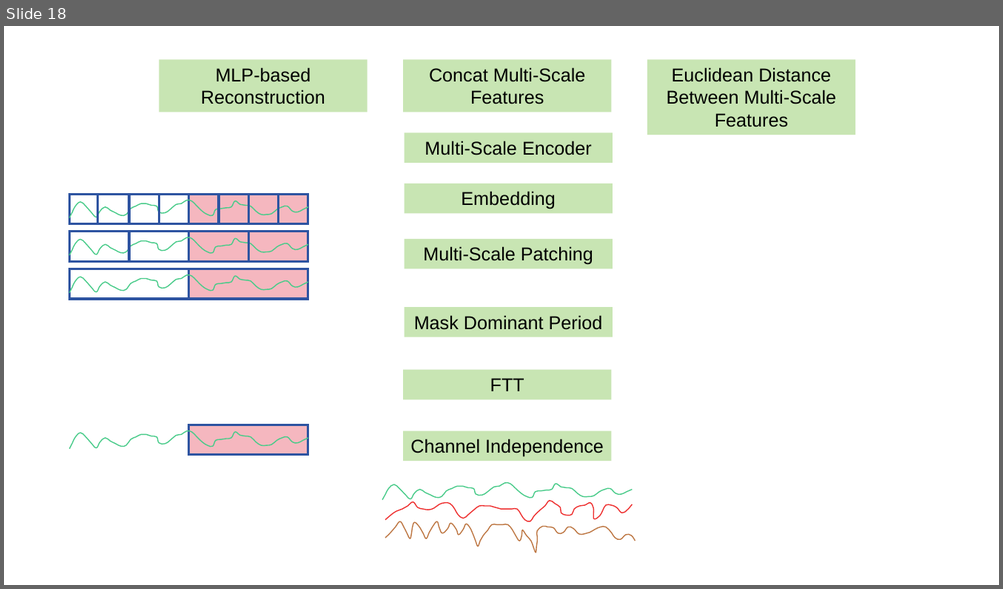
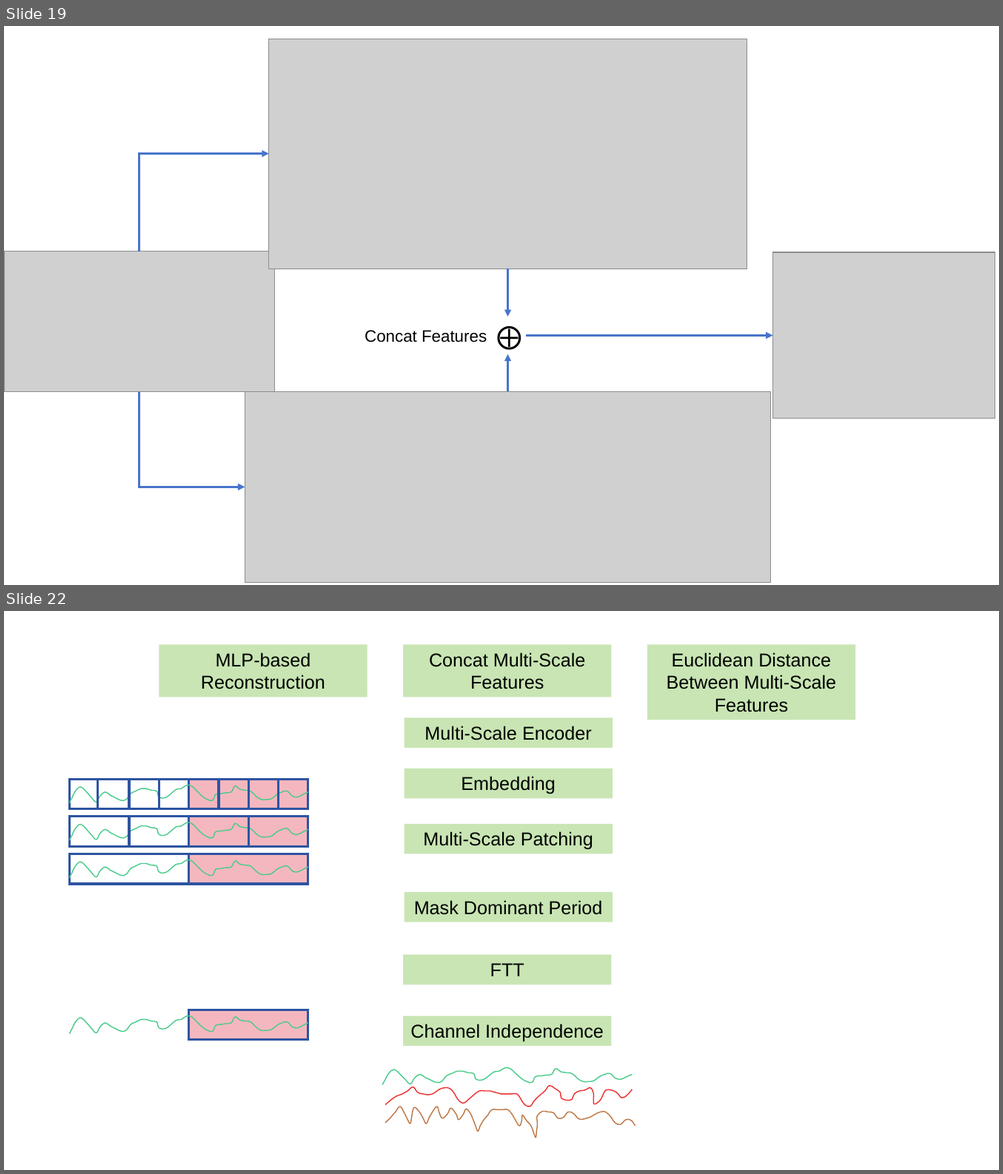
Before and after one commit to wuchenhu98/lunwen, a slide deck: 论文插图.pptx. Shown one above the other, each under a label of ours: slide 18 before the commit, slides 19 and 22 after it; the slides between them are not shown. The pictures are 1003x589 and 1003x1174 pixels, drawn with LibreOffice and Linux fonts; fonts in the diff are those of the drawing; grey boxes stand for pictures. Boxes give left, top, right and bottom in pixels: in the first picture for what was removed or moved away, otherwise in the second. Text is boxed around its words. In the diff, an @@ line names an element or a change of style, - is before the commit and + after.

```diff
--- a/论文插图.pptx
+++ b/论文插图.pptx
@@ slide 19 added at [4,26,999,585], background #FFFFFF @@
@@ picture added at [269,39,747,269] @@
@@ elbow arrow added from (139, 251) to (269, 153), #4874CB 2.25 pt @@
@@ picture added at [4,251,274,392] @@
@@ arrow added from (508, 269) to (508, 317), #4874CB 2.25 pt @@
@@ picture added at [772,253,995,419] @@
@@ text added at [364,330,486,343], 16 pt, text #000000 @@
+Concat Features
@@ text added at [489,317,526,355], 24 pt, text #000000 @@
+⨁
@@ arrow added from (526, 335) to (772, 335), #4874CB 2.25 pt @@
@@ arrow added from (508, 392) to (508, 355), #4874CB 2.25 pt @@
@@ elbow arrow added from (139, 392) to (245, 487), #4874CB 2.25 pt @@
@@ picture added at [245,392,771,583] @@
@@ what was slide 18 is now slide 22 @@
```
Also in this commit, not shown: 10 slides changed, 3 other slides added, 2 other files.
